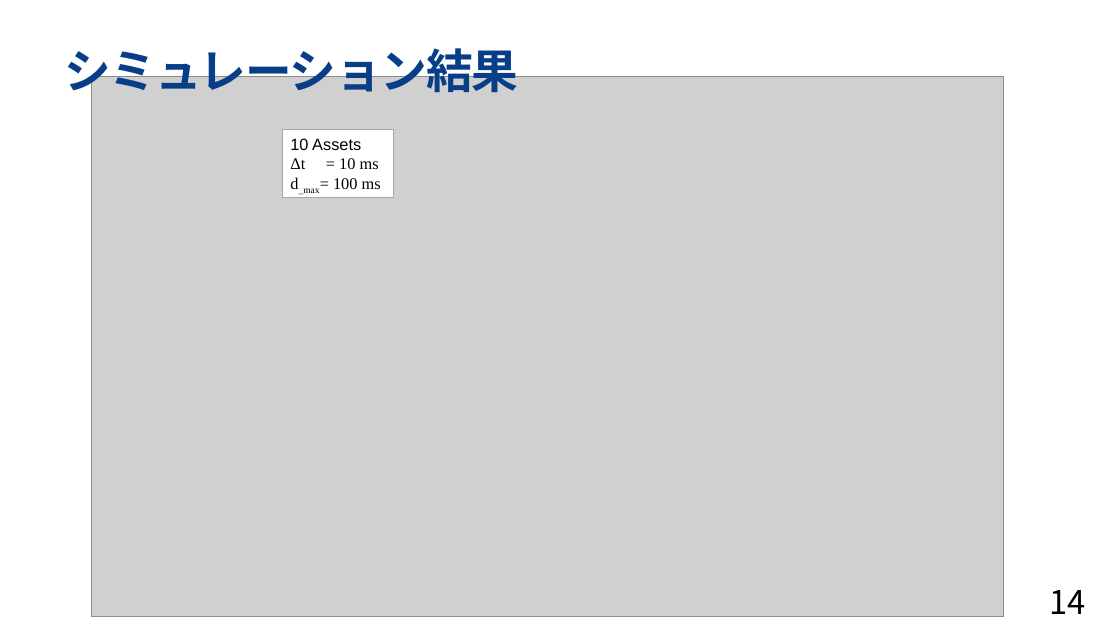
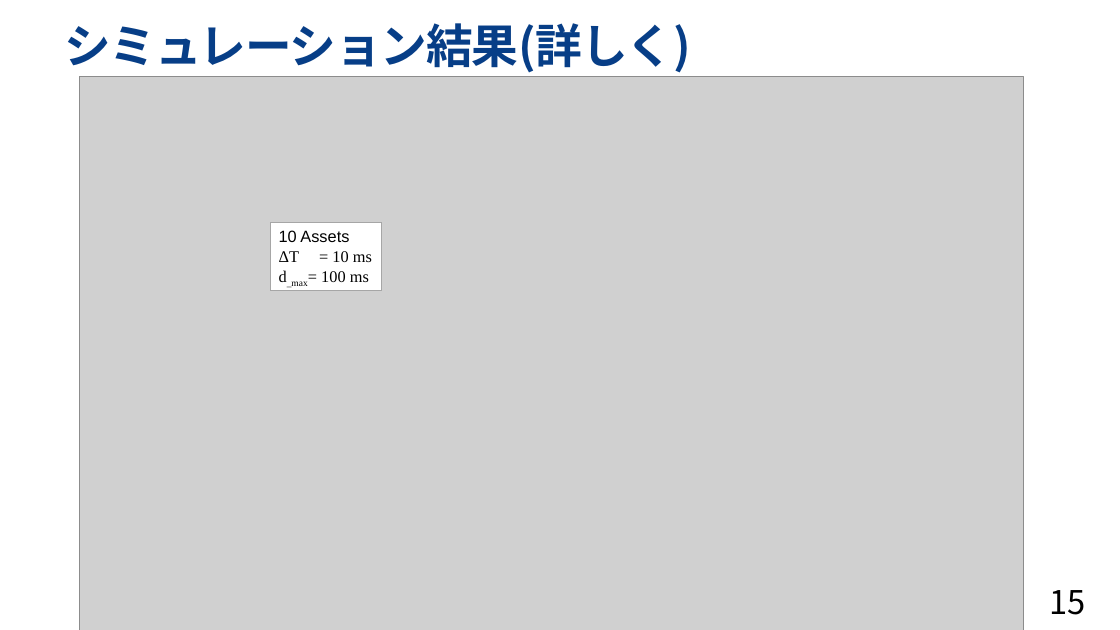
Before and after one commit to toppers/hakoniwa-core-cpp-client, a slide deck: slide 15 of math/Hakoniwa-time.pptx (slide 14 before the commit). Drawn at 1120x630 pixels with LibreOffice and Linux fonts; fonts in the diff are those of the drawing; grey boxes stand for pictures; background and template pictures are left out. Boxes give left, top, right and bottom in pixels: in the first picture for what was removed or moved away, otherwise in the second. Text is boxed around its words. In the diff, an @@ line names an element or a change of style, - is before the commit and + after.

Commit message:
Mori modified the last part of result.
森さんのシミュレーション修正を入れました。

```diff
--- a/math/Hakoniwa-time.pptx
+++ b/math/Hakoniwa-time.pptx
@@ title at (x1=64, y1=23, x2=691, y2=73): text changed @@
-シミュレーション結果
+シミュレーション結果(詳しく)
@@ picture resized from (x1=92, y1=77, x2=1004, y2=618) to (x1=79, y1=77, x2=1023, y2=630) @@
@@ rectangle "10 Assets" moved from (x1=282, y1=130, x2=393, y2=198) to (x1=271, y1=223, x2=381, y2=291) @@
@@ text in rectangle at (x1=279, y1=251, x2=372, y2=262): text changed @@
-Δt = 10 ms
+ΔT = 10 ms
@@ page number at (x1=1050, y1=590, x2=1086, y2=615): text changed @@
-14
+15
```
Also in this commit, not shown: 2 other slides changed, 1 slide added.
